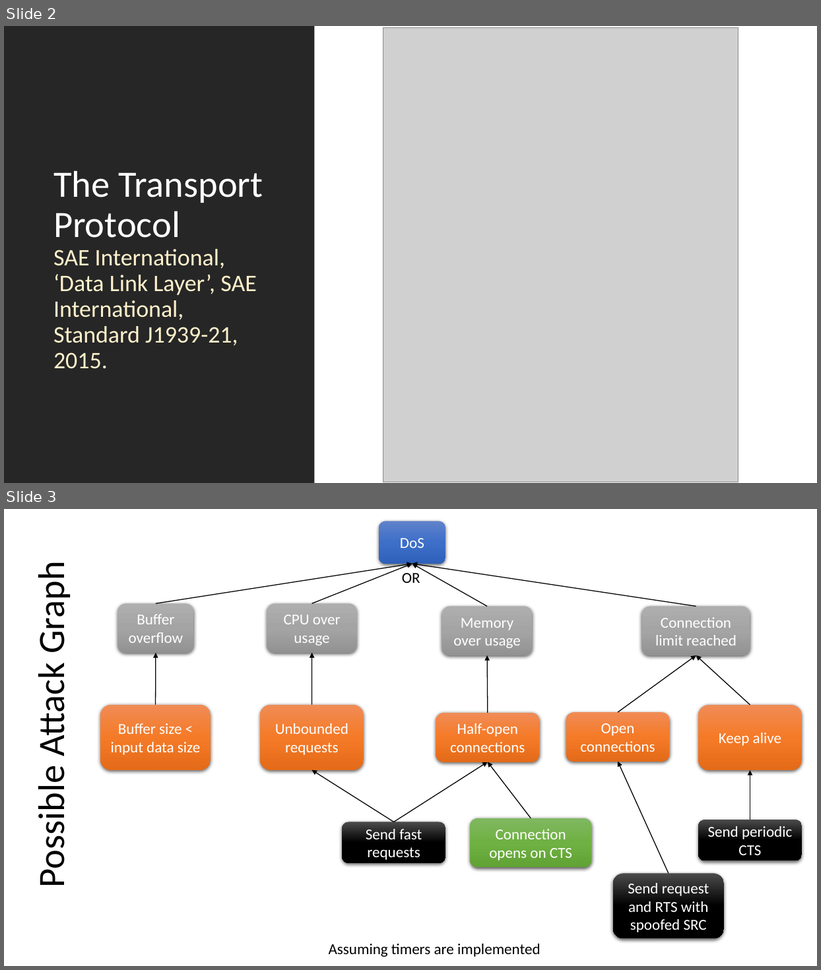
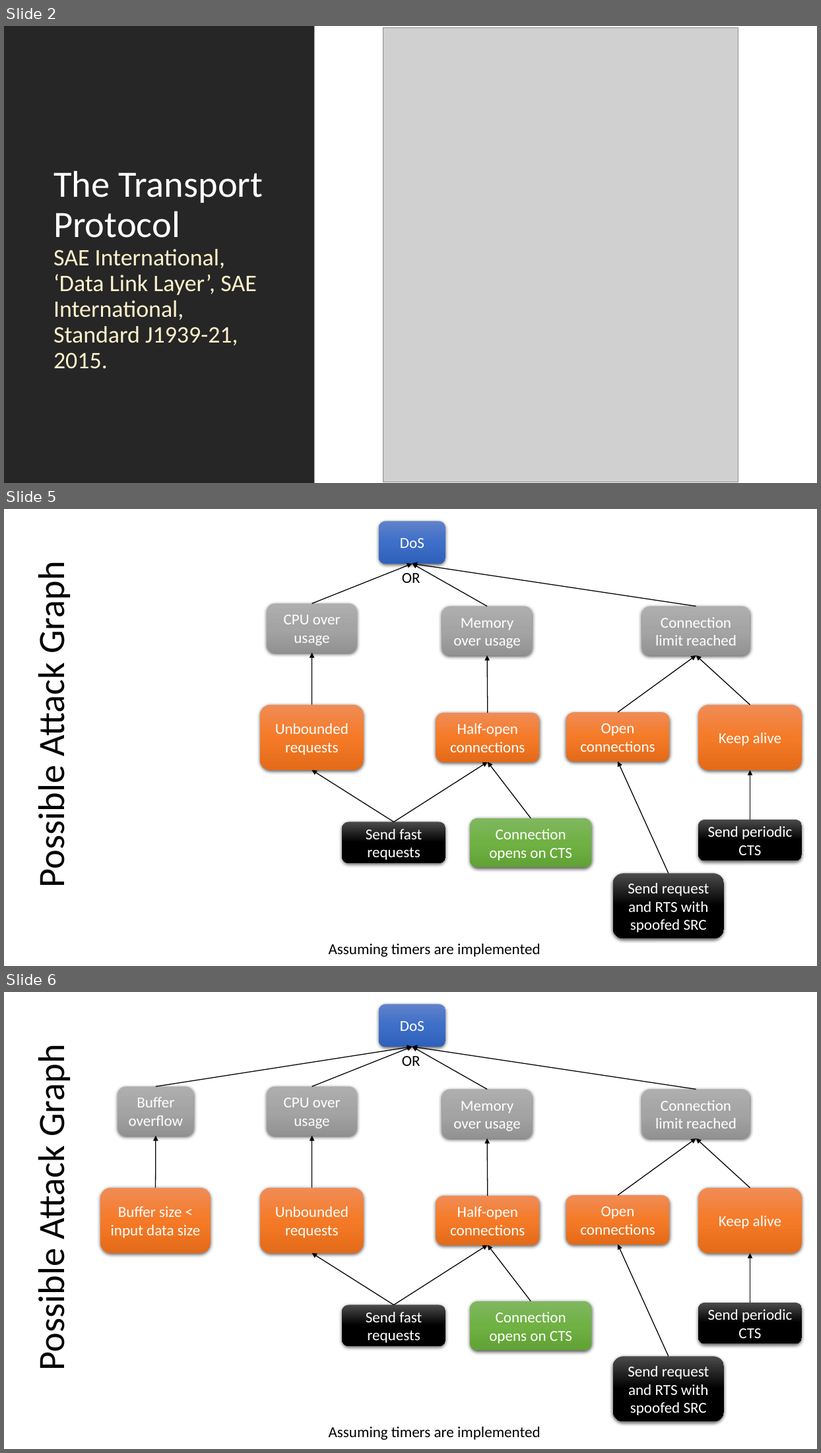
Before and after one commit to CowBoy4mH3LL/J1939_21_Transport_Vuln_POC, a slide deck: Presentation.pptx. Shown one above the other, each under a label of ours: slides 2 and 3 before the commit, slides 2, 5 and 6 after it; the slides between them are not shown. The pictures are 821x970 and 821x1453 pixels, drawn with LibreOffice and Linux fonts; fonts in the diff are those of the drawing; grey boxes stand for pictures. Boxes give left, top, right and bottom in pixels: in the first picture for what was removed or moved away, otherwise in the second. Text is boxed around its words. In the diff, an @@ line names an element or a change of style, - is before the commit and + after.

```diff
--- a/Presentation.pptx
+++ b/Presentation.pptx
@@ slide 5 added at [4, 509, 817, 966], background #FFFFFF @@
@@ rounded rectangle added at [379, 521, 446, 564], fill gradient #6183CB to #3E70CA to #3062BB, 18 pt, text #FFFFFF @@
+DoS
@@ arrow added from (312, 603) to (412, 564), #000000 1 pt @@
@@ arrow added from (696, 607) to (412, 564), #000000 1 pt @@
@@ arrow added from (487, 607) to (412, 564), #000000 1 pt @@
@@ title added at [28, 570, 74, 885], 44 pt, text #000000 @@
+Possible Attack Graph
@@ text added at [402, 573, 420, 583], 18 pt, text #000000 @@
+OR
@@ rounded rectangle added at [267, 603, 357, 653], fill gradient #AFAFAF to #A5A5A5 to #939393, 18 pt, text #FFFFFF @@
+CPU over usage
@@ rounded rectangle added at [442, 607, 532, 656], fill gradient #AFAFAF to #A5A5A5 to #939393, 18 pt, text #FFFFFF @@
+Memory over usage
@@ rounded rectangle added at [642, 607, 750, 656], fill gradient #AFAFAF to #A5A5A5 to #939393, 18 pt, text #FFFFFF @@
+Connection limit reached
@@ arrow added from (312, 705) to (312, 653), #000000 1 pt @@
@@ arrow added from (488, 713) to (487, 656), #000000 1 pt @@
@@ arrow added from (618, 712) to (696, 656), #000000 1 pt @@
@@ arrow added from (750, 705) to (696, 656), #000000 1 pt @@
@@ rounded rectangle added at [260, 705, 364, 770], fill gradient #F18C57 to #F67B28 to #E56C19, 18 pt, text #FFFFFF @@
+Unbounded requests
@@ rounded rectangle added at [699, 705, 803, 770], fill gradient #F18C57 to #F67B28 to #E56C19, 18 pt, text #FFFFFF @@
+Keep alive
@@ rounded rectangle added at [436, 713, 539, 762], fill gradient #F18C57 to #F67B28 to #E56C19, 18 pt, text #FFFFFF @@
+Half-open connections
@@ rounded rectangle added at [566, 712, 670, 762], fill gradient #F18C57 to #F67B28 to #E56C19, 18 pt, text #FFFFFF @@
+Open connections
@@ arrow added from (394, 823) to (488, 762), #000000 1 pt @@
@@ arrow added from (531, 819) to (488, 762), #000000 1 pt @@
@@ arrow added from (669, 874) to (618, 762), #000000 1 pt @@
@@ arrow added from (394, 823) to (312, 770), #000000 1 pt @@
@@ arrow added from (750, 820) to (750, 770), #000000 1 pt @@
@@ rounded rectangle added at [342, 823, 446, 864], fill gradient #4B4B4B to #000000, 18 pt, text #FFFFFF @@
+Send fast requests
@@ rounded rectangle added at [470, 819, 592, 867], fill gradient #81B861 to #6FB242 to #62A336, 18 pt, text #FFFFFF @@
+Connection opens on CTS
@@ rounded rectangle added at [699, 820, 803, 861], fill gradient #4B4B4B to #000000, 18 pt, text #FFFFFF @@
+Send periodic CTS
@@ rounded rectangle added at [613, 874, 725, 939], fill gradient #4B4B4B to #000000, 18 pt, text #FFFFFF @@
+Send request and RTS with spoofed SRC
@@ text added at [329, 944, 541, 957], 18 pt, text #000000 @@
+Assuming timers are implemented
@@ what was slide 3 is now slide 6 @@
```
Also in this commit, not shown: 2 other slides added, 7 other files.
